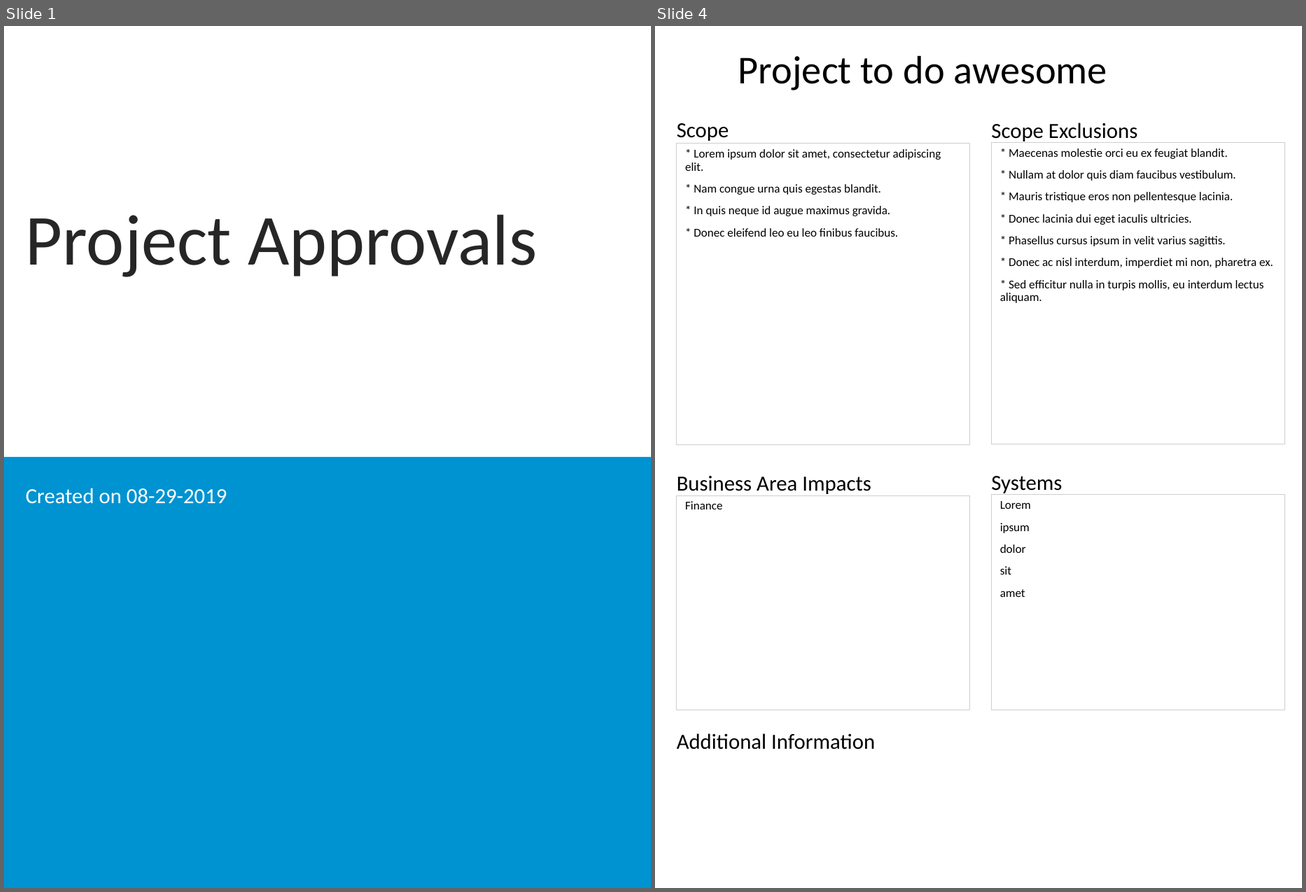
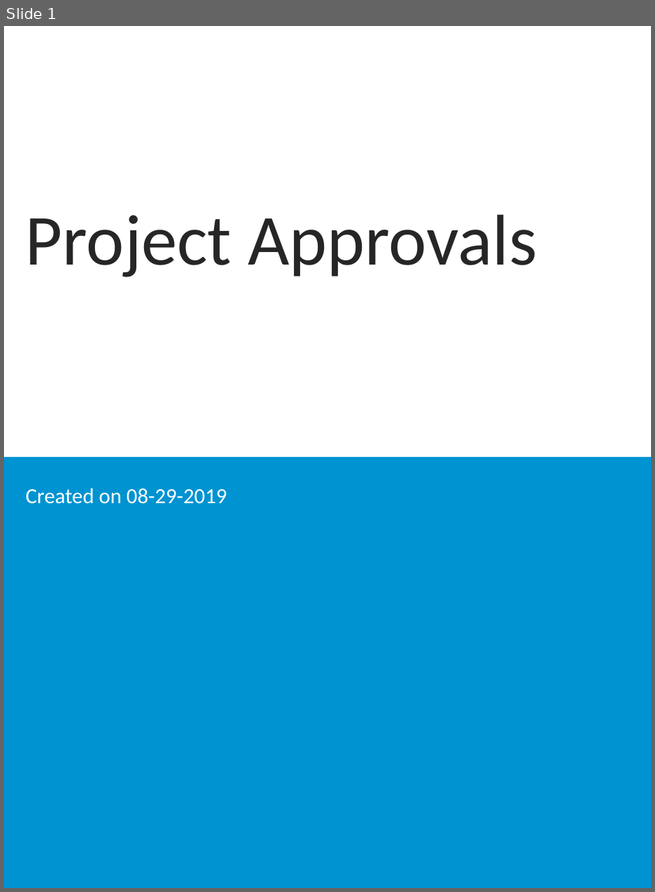
Before and after one commit to spikewood/Project-Report-Generator, a slide deck: ppt_output.pptx. Shown side by side, each under a label of ours: slides 1 and 4 before the commit, slide 1 after it; the slides between them are not shown. The pictures are 1306x892 and 655x892 pixels, drawn with LibreOffice and Linux fonts; fonts in the diff are those of the drawing; background and template pictures are left out. Boxes give left, top, right and bottom in pixels: in the first picture for what was removed or moved away, otherwise in the second. Text is boxed around its words. In the diff, an @@ line names an element or a change of style, - is before the commit and + after.

Commit message:
Modified references to placholders and added ignores for project approval decks

```diff
--- a/ppt_output.pptx
+++ b/ppt_output.pptx
@@ slide 4 removed at [655,26,1302,888], background #FFFFFF @@
@@ title removed at [738,55,1108,90] @@
-Project to do awesome
@@ text removed at [677,123,729,141] @@
-Scope
@@ text removed at [991,123,1137,144] @@
-Scope Exclusions
@@ text removed at [677,144,970,445] @@
-* Lorem ipsum dolor sit amet, consectetur adipiscing elit.
-* Nam congue urna quis egestas blandit.
-* In quis neque id augue maximus gravida.
-* Donec eleifend leo eu leo finibus faucibus.
@@ text removed at [991,142,1284,445] @@
-* Maecenas molestie orci eu ex feugiat blandit.
-* Nullam at dolor quis diam faucibus vestibulum.
-* Mauris tristique eros non pellentesque lacinia.
-* Donec lacinia dui eget iaculis ultricies.
-* Phasellus cursus ipsum in velit varius sagittis.
-* Donec ac nisl interdum, imperdiet mi non, pharetra ex.
-* Sed efficitur nulla in turpis mollis, eu interdum lectus aliquam.
@@ text removed at [677,476,871,496] @@
-Business Area Impacts
@@ text removed at [991,476,1062,496] @@
-Systems
@@ text removed at [677,496,970,711] @@
-Finance
@@ text removed at [991,495,1284,711] @@
-Lorem
-ipsum
-dolor
-sit
-amet
@@ text removed at [677,734,875,750] @@
-Additional Information
```
Also in this commit, not shown: 2 slides changed, 16 slides added, 25 other slides removed, 4 other files.
